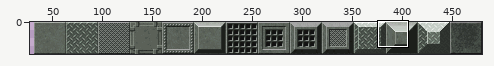
Sprite sheet, stored at assets/tiles.png. Above: a wide view before the commit, with the close-up outlined.
Close-up. The starting point:
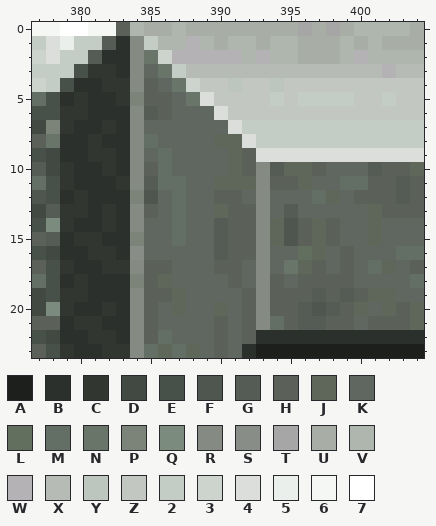
The file is 480x32 pixels. Colours within 5 levels of each other are drawn and written as one. Shown: x 377..404, y 0..23. The wide view leaves out empty margins. The commit also changed other parts of the picture, which this record leaves out.
Palette (. is transparent): A #1c1f1b  B #2c302c  C #313631  D #424943  E #485149  F #4e564f  G #555c55  H #5b6158  J #5e675a  K #5f6760  L #636f5e  M #636f64  N #6a756a  P #7c8479  Q #7b8b7e  R #858b82  S #888d88  T #a6a6a6  U #a8ada5  V #afb6ae  W #b4b2b4  X #b7bbb6  Y #bdc6be  Z #c3c7c2  2 #c4cdc5  3 #cdd4ce  4 #dbdeda  5 #ebefeb  6 #f4f7f4  7 #ffffff
Pixels before, first column x 377:
 0 667766HVUUVUUUUUUUUTUTUVVVVU
 1 24522GBR2VVWVUVVUVVUUUVUVUUU
 2 3422GBBRN3WWWWWVWVVUUUVWVVVV
 3 222ECCBRKN2XXXXXXXXXXXXXXWXX
 4 32EBBCCRHKN3ZZYZZYZZZZZZZZZZ
 5 MEBCBBCPHHKN4ZZZZ2Z2222ZZ2ZZ
 6 EECCBBBRGHKKK4ZZZZZZZZZZZZZZ
 7 DPCBBCBRKKKKKK42222222222222
 8 HNBBCBBRMKKKKJJ4222222222222
 9 EDBBCCBRKMKKKKJH444444444444
10 GDCBBCBRHMKKKKJHRGJJHKKKGHHJ
11 MECBBBCRGMMKKJJJRHHJKKMMHHGH
12 FEBCBBBPFKMKKHHKRKKKMJKHHHGH
13 DGCCBCBRHKMKKJHHRKGKKKKKJHHH
14 EQCBBCBRKKMKKGHHRJFHJHKKJKKK
15 HGBCCBBPKKMKKGHHRJFHJHKKJKKK
16 EDBBCCBSKKKKKGHHRKKLJKHKKKMM
17 HECBBCCRHHKKKHHKRKNJHKHKMJKH
18 MEBCBBBPHJKKKKHKRHKHHHHKKKKM
19 DECCBBBRHHJKKKKHRHHHGHGHJJKK
20 DQCBBCBRHKJKKJKHRHHGFGHJKJHJ
21 HHBCCBBRHKKKKHKHRMHGGHHKHHHJ
22 EDBBCCBRHMKKKHKHBBBBBBBBBBBB
23 HECBBCCRMJMJKHKBAAAAAAAAAAAA
Now the later version:
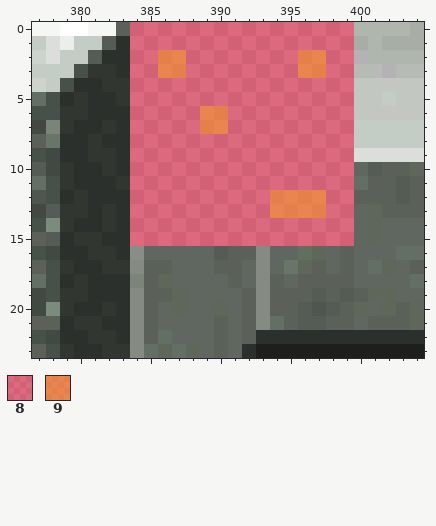
Colours new in this view: 8 #ff090967  9 #ff7009a4
Changes in this commit:
Colour 8 replaces colour 2 in row 1 at x 385; in row 5 at x 394 and 396 to 399; in row 7 at x 392 to 399; in row 8 at x 393 to 399.
Colour 8 replaces colour 3 in row 4 at x 388.
Colour 8 replaces colour 4 in row 5 at x 389; in row 7 at x 391; in row 8 at x 392; in row 9 at x 393 to 399.
Colour 8 replaces colour F in row 12 at x 385; in rows 14 to 15 at x 395.
Colour 8 replaces colour G in row 6 at x 385; in row 10 at x 394; in row 11 at x 385; in rows 14 to 15 at x 390.
Colour 8 replaces colour H in row 4 at x 385; in row 5 at x 385 to 386; in row 6 at x 386; in row 9 at x 392; in row 10 at x 385, 392 and 397; in row 11 at x 394 to 395.
Colour 8 replaces colour H in row 12 at x 390 to 391; in row 13 at x 385 and 391 to 392; in rows 14 to 15 at x 391 to 392, 396 and 398.
Colour 8 replaces colour J in row 8 at x 390 to 391; in row 9 at x 391; in row 10 at x 391 and 395 to 396; in row 11 at x 390 to 392 and 396; in row 12 at x 398; in row 13 at x 390.
Colour 8 replaces colour J in rows 14 to 15 at x 394 and 397.
Colour 8 replaces colour K in row 3 at x 385; in row 4 at x 386; in row 5 at x 387; in row 6 at x 387 to 388; in row 7 at x 385 to 388; in row 8 at x 386 to 389.
Colour 8 replaces colour K in row 9 at x 385 and 387 to 390; in row 10 at x 387 to 390 and 398 to 399; in row 11 at x 388 to 389 and 397 to 398; in row 12 at x 386, 388 to 389, 392 and 399; in row 13 at x 386, 388 to 389 and 398 to 399; in rows 14 to 15 at x 385 to 386, 388 to 389 and 399.
Colour 8 replaces colour M in row 8 at x 385; in rows 9 to 10 at x 386; in row 11 at x 386 to 387 and 399; in rows 12 to 15 at x 387.
Colour 8 replaces colour N in row 2 at x 385; in row 4 at x 387; in row 5 at x 388.
Colour 8 replaces colour P in row 5 at x 384; in row 12 at x 384; in row 15 at x 384.
Colour 8 replaces colour R in rows 1 to 4 at x 384; in rows 6 to 9 at x 384; in rows 10 to 11 at x 384 and 393; in row 12 at x 393; in rows 13 to 14 at x 384 and 393; in row 15 at x 393.
Colour 8 replaces colour T in row 0 at x 396 and 398.
Colour 8 replaces colour U in row 0 at x 385 to 386, 388 to 395, 397 and 399; in row 1 at x 390, 393 and 396 to 398; in row 2 at x 398.
Colour 8 replaces colour V in row 0 at x 384 and 387; in row 1 at x 386 to 387, 389, 391 to 392, 394 to 395 and 399; in row 2 at x 392, 394 to 395 and 399.
Colour 8 replaces colour W in row 1 at x 388; in row 2 at x 388 to 391 and 393.
Colour 8 replaces colour X in row 3 at x 388 to 395 and 398 to 399.
Colour 8 replaces colour Y in row 4 at x 391 and 394.
Colour 8 replaces colour Z in row 4 at x 389 to 390, 392 to 393 and 395 to 399; in row 5 at x 390 to 393 and 395; in row 6 at x 391 to 399.
Colour 9 replaces colour 2 in row 3 at x 387.
Colour 9 replaces colour 3 in row 2 at x 386.
Colour 9 replaces colour 4 in row 6 at x 390.
Colour 9 replaces colour G in row 13 at x 395.
Colour 9 replaces colour K in row 6 at x 389; in row 7 at x 389 to 390; in row 12 at x 394 to 396; in row 13 at x 394 and 396 to 397.
Colour 9 replaces colour M in row 12 at x 397.
Colour 9 replaces colour N in row 3 at x 386.
Colour 9 replaces colour U in row 2 at x 396 to 397.
Colour 9 replaces colour W in row 2 at x 387.
Colour 9 replaces colour X in row 3 at x 396 to 397.
